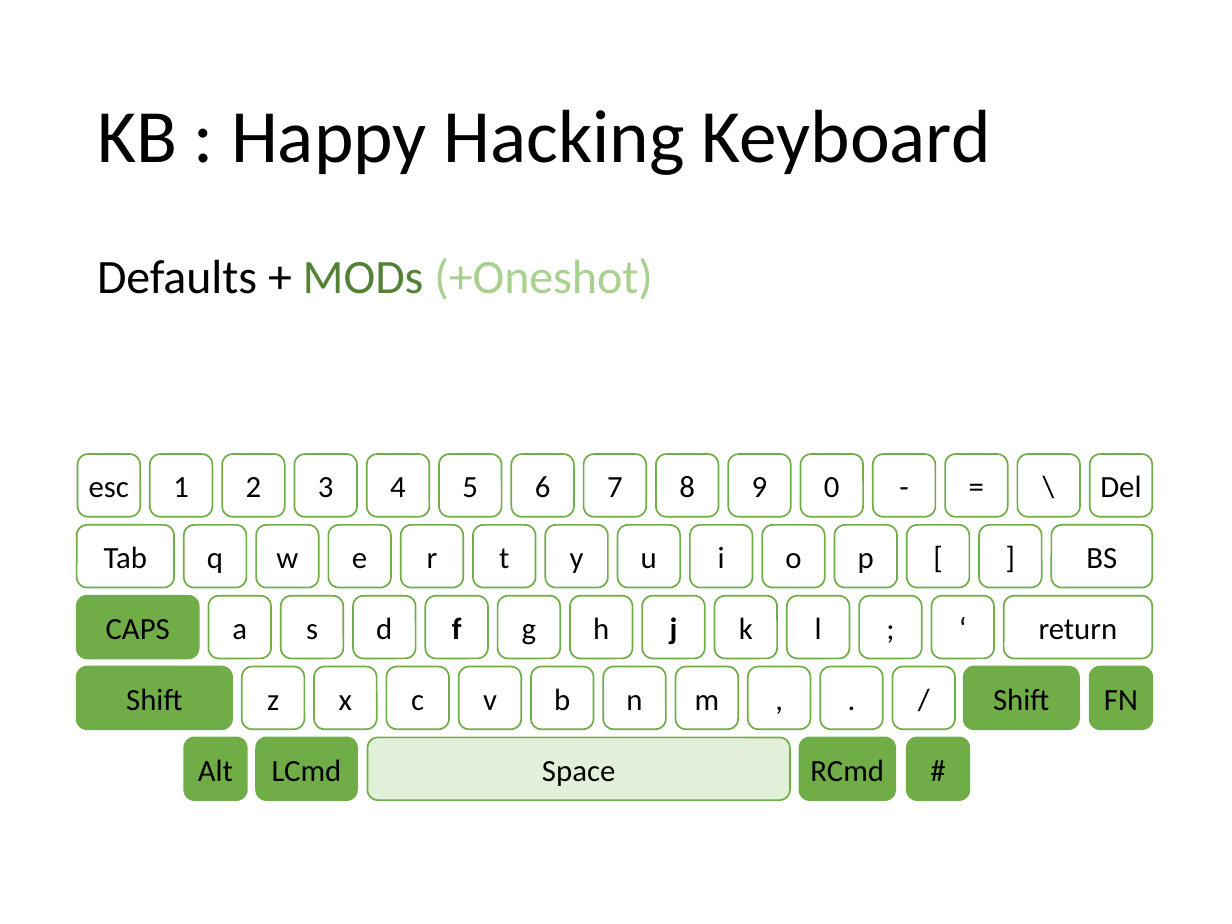
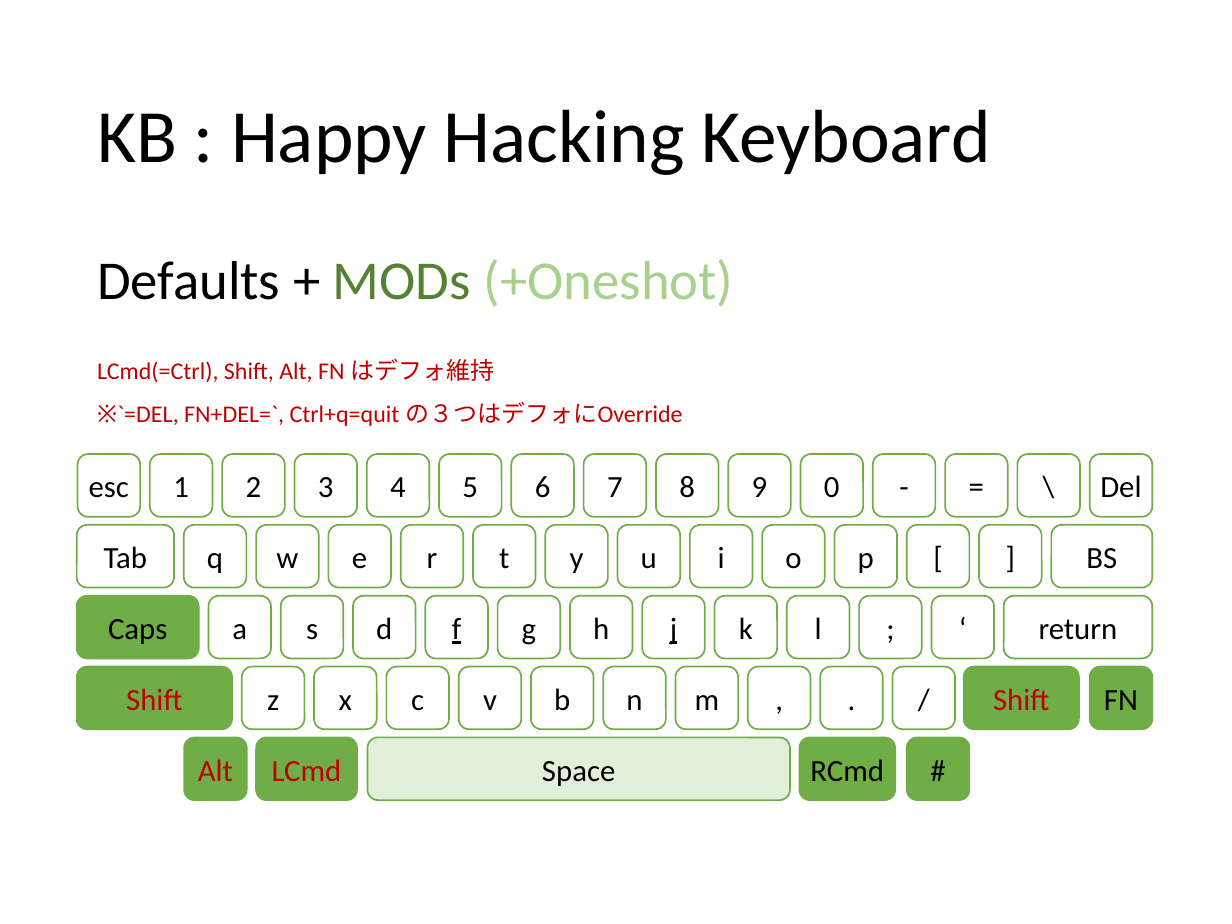
Before and after one commit to ittooo66/myAHK, a slide deck: slide 3 of MANUAL.pptx. Drawn at 1232x924 pixels with LibreOffice and Linux fonts; fonts in the diff are those of the drawing. Boxes give left, top, right and bottom in pixels: in the first picture for what was removed or moved away, otherwise in the second. Text is boxed around its words. In the diff, an @@ line names an element or a change of style, - is before the commit and + after.

```diff
--- a/MANUAL.pptx
+++ b/MANUAL.pptx
@@ text at [97, 259, 733, 306]: size 28 to 32 pt in "Defaults + MODs (+Oneshot)" @@
@@ text at [97, 358, 682, 426]: paragraphs added @@
+LCmd(=Ctrl), Shift, Alt, FN はデフォ維持
+※`=DEL, FN+DEL=`, Ctrl+q=quit の３つはデフォにOverride
@@ rounded rectangle "f" at [425, 596, 488, 659]: bold off, underline on; fill #FFFFFF to none @@
@@ rounded rectangle "j" at [642, 596, 705, 659]: bold off, underline on; fill #FFFFFF to none @@
@@ text in rounded rectangle at [108, 619, 167, 644]: text changed @@
-CAPS
+Caps
@@ text colour #000000 to #C00000 in 4 elements at [963, 667, 1079, 729], [76, 667, 232, 729], [184, 738, 246, 801], [256, 738, 357, 801] @@
```
Also in this commit, not shown: 7 other slides changed, 1 slide added, 2 slides removed.
